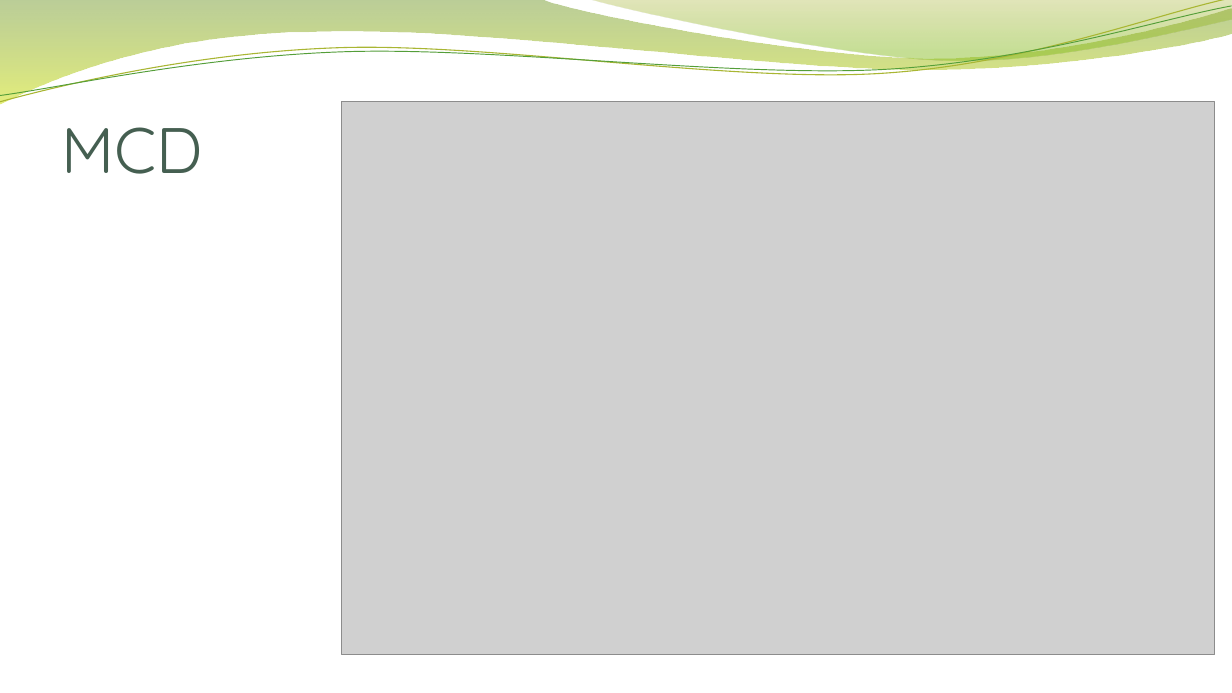
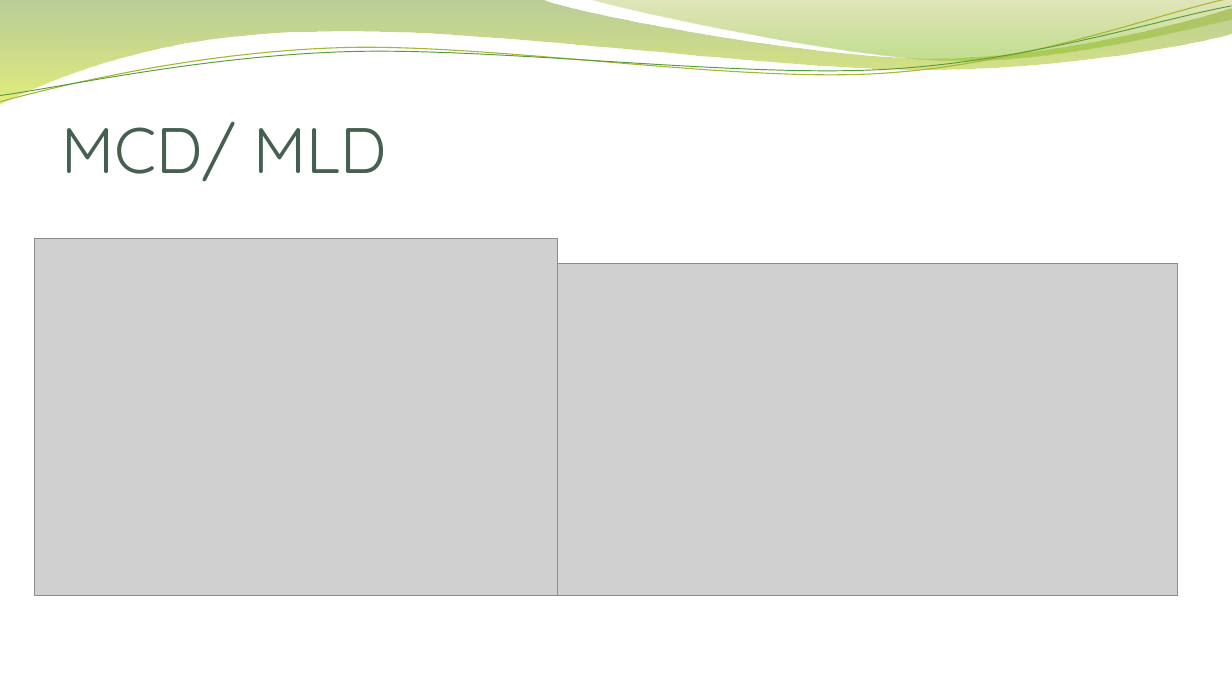
Before and after one commit to AceTBan/ProjetFilRouge, a slide deck: slide 25 of Présentation du titre pro/Dossier Professionnel v1.pptx. Drawn at 1232x693 pixels with LibreOffice and Linux fonts; fonts in the diff are those of the drawing; grey boxes stand for pictures; background and template pictures are left out. Boxes give left, top, right and bottom in pixels: in the first picture for what was removed or moved away, otherwise in the second. Text is boxed around its words. In the diff, an @@ line names an element or a change of style, - is before the commit and + after.

```diff
--- a/Présentation du titre pro/Dossier Professionnel v1.pptx
+++ b/Présentation du titre pro/Dossier Professionnel v1.pptx
@@ text at [62,121,387,182]: text changed @@
-MCD
+MCD/ MLD
@@ picture: place and size @@
-picture at [342,102,1215,654]
+picture at [35,238,558,596]
@@ picture added at [558,263,1178,596] @@
```
Also in this commit, not shown: 1 other slide changed, 1 slide added, 2 slides removed, 1 other file.
